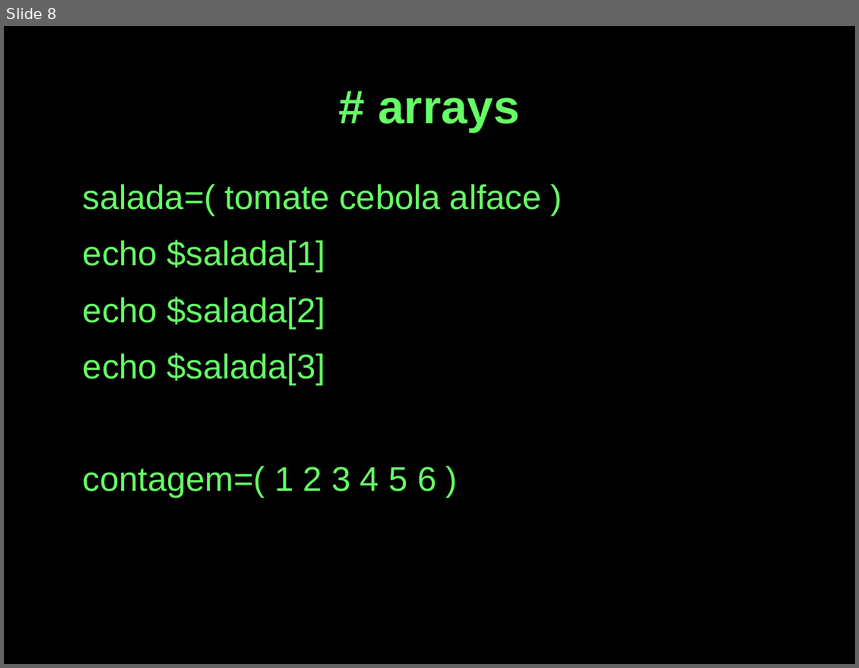
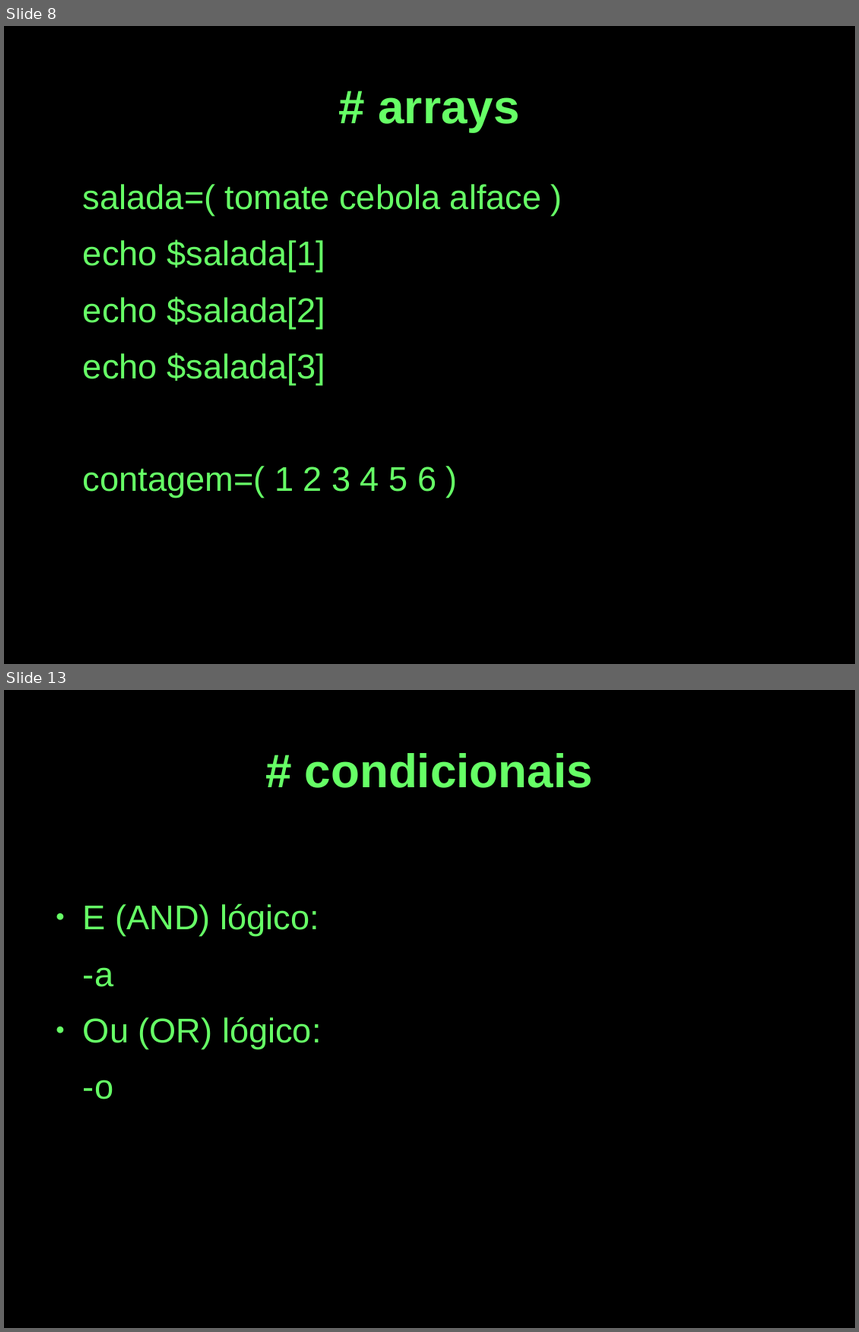
Before and after one commit to cjlcarvalho/presentations, a slide deck: shell-presentation.odp. Shown one above the other, each under a label of ours: slide 8 before the commit, slides 8 and 13 after it; the slides between them are not shown. The pictures are 859x668 and 859x1332 pixels, drawn with LibreOffice and Linux fonts; fonts in the diff are those of the drawing. Boxes give left, top, right and bottom in pixels: in the first picture for what was removed or moved away, otherwise in the second. Text is boxed around its words. In the diff, an @@ line names an element or a change of style, - is before the commit and + after.

```diff
--- a/shell-presentation.odp
+++ b/shell-presentation.odp
@@ slide 13 added at box(4, 690, 855, 1328), background #000000 @@
@@ title added at box(305, 753, 593, 788), 44 pt, text #66FF66, bold @@
+# condicionais
@@ text added at box(83, 904, 321, 1100), 32 pt, text #66FF66 @@
+● E (AND) lógico:
+-a
+● Ou (OR) lógico:
+-o
```
Also in this commit, not shown: 1 slide changed, 18 other slides added, 1 slide removed, 2 other files.
